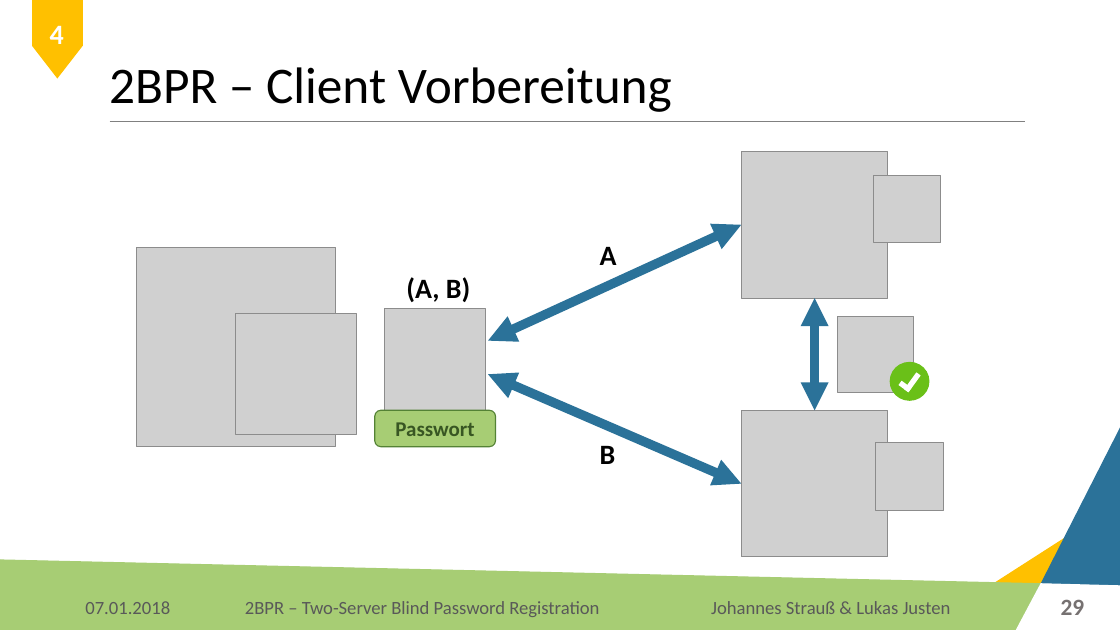
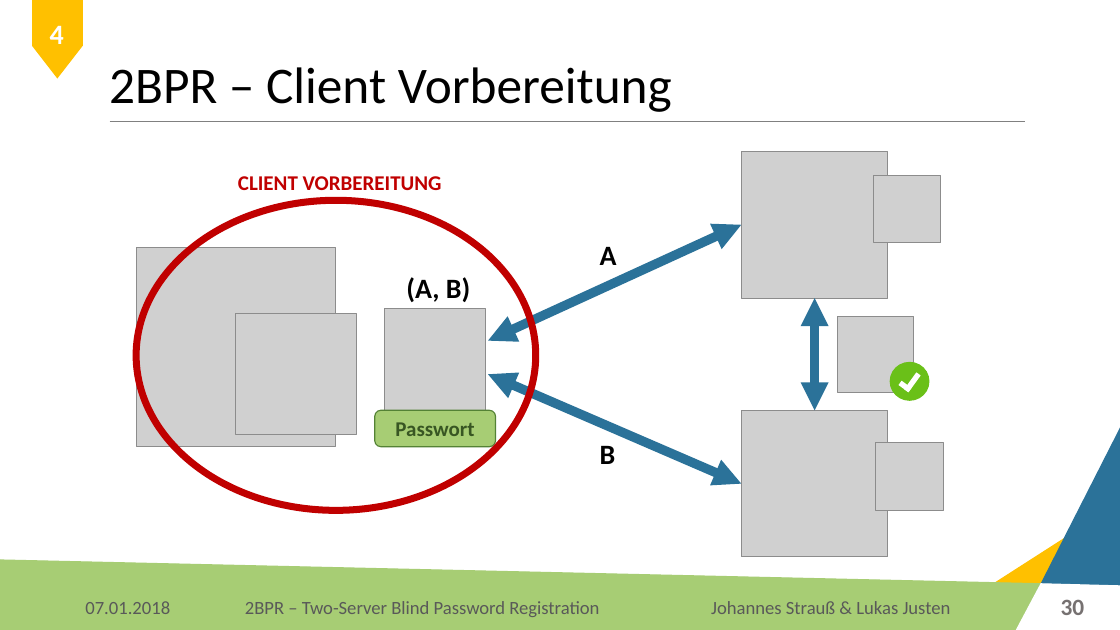
Before and after one commit to Lukas-Justen/IT-Security-2BPR, a slide deck: slide 30 of 2BPR.pptx (slide 29 before the commit). Drawn at 1120x630 pixels with LibreOffice and Linux fonts; fonts in the diff are those of the drawing; grey boxes stand for pictures; background and template pictures are left out. Boxes give left, top, right and bottom in pixels: in the first picture for what was removed or moved away, otherwise in the second. Text is boxed around its words. In the diff, an @@ line names an element or a change of style, - is before the commit and + after.

Commit message:
Aktualisierung zu Fazit, Client Preparation und Share Verifikation

```diff
--- a/2BPR.pptx
+++ b/2BPR.pptx
@@ text added at (238, 176, 442, 190), 18 pt, text #C00000, bold @@
+CLIENT VORBEREITUNG
@@ ellipse added at (136, 200, 536, 510), outline #C00000 6 pt @@
@@ page number at (1061, 599, 1085, 615): text changed @@
-29
+30
```
Also in this commit, not shown: 10 other slides changed, 3 slides added, 1 slide removed, 1 other file.
